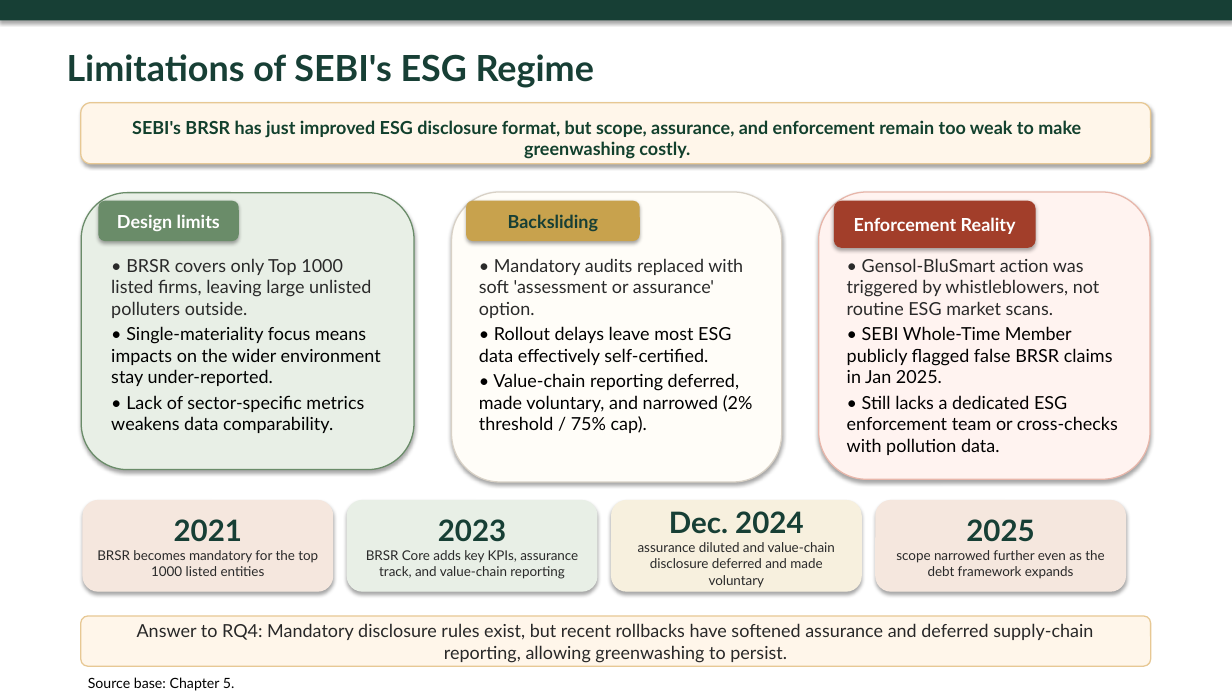
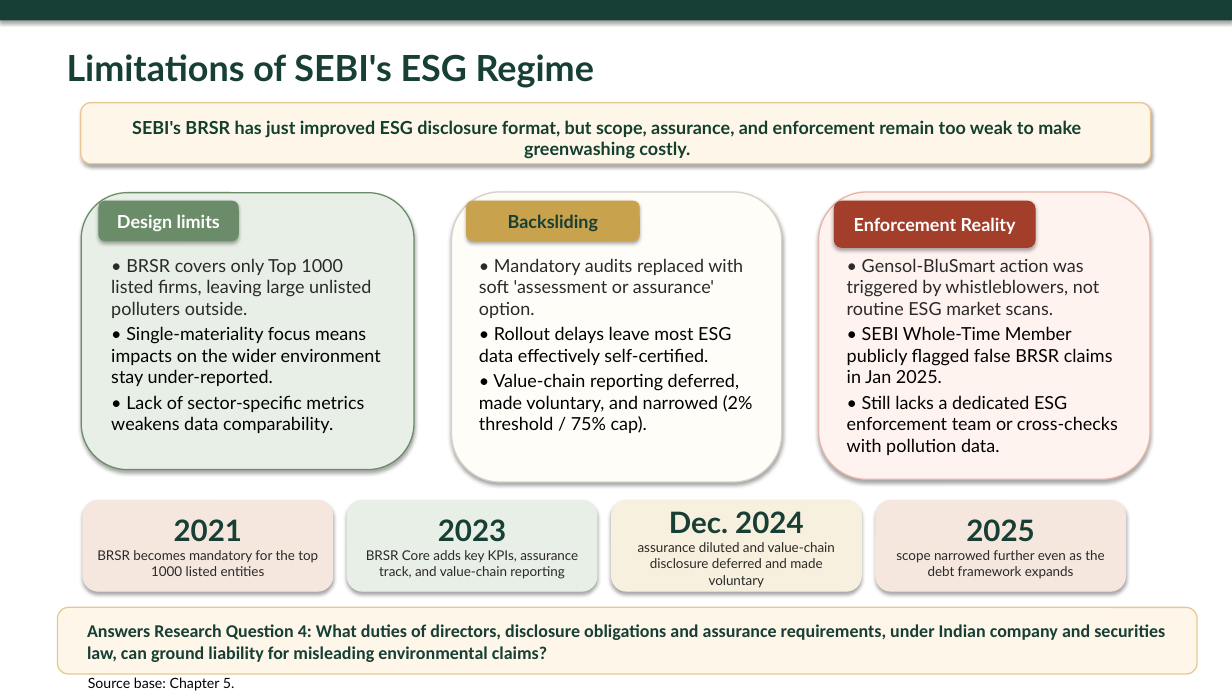
Before and after one commit to atul516/Final-VIva, a slide deck: slide 14 of Thesis Defence Presentation Final.pptx. Drawn at 1232x693 pixels with LibreOffice and Linux fonts; fonts in the diff are those of the drawing. Boxes give left, top, right and bottom in pixels: in the first picture for what was removed or moved away, otherwise in the second. Text is boxed around its words. In the diff, an @@ line names an element or a change of style, - is before the commit and + after.

```diff
--- a/Thesis Defence Presentation Final.pptx
+++ b/Thesis Defence Presentation Final.pptx
@@ rounded rectangle: place and size @@
-rounded rectangle at box(80, 616, 1151, 666)
+rounded rectangle at box(57, 607, 1197, 674)
@@ rounded rectangle at box(57, 607, 1197, 674): proportions changed @@
@@ text at box(87, 624, 1165, 662): text changed; font Lato to Calibri; text colour #282828 to #173F35; bold on @@
-Answer to RQ4: Mandatory disclosure rules exist, but recent rollbacks have softened assurance and deferred supply-chain reporting, allowing greenwashing to persist.
+Answers Research Question 4: What duties of directors, disclosure obligations and assurance requirements, under Indian company and securities law, can ground liability for misleading environmental claims?
```
Also in this commit, not shown: 8 other slides changed.
